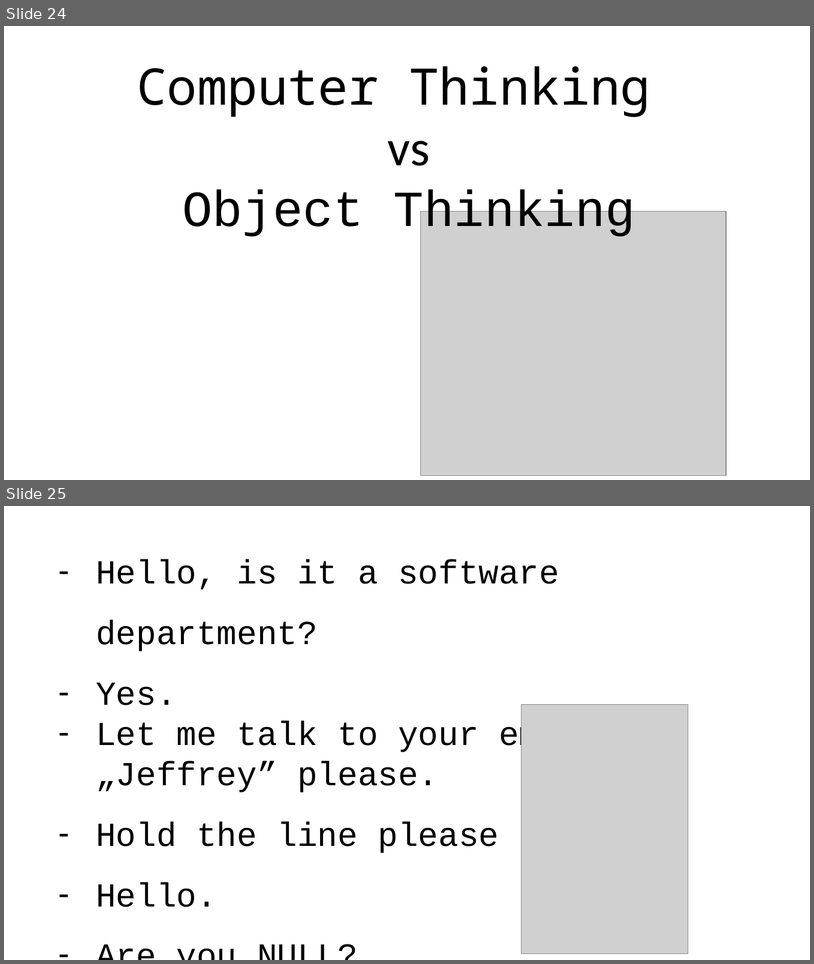
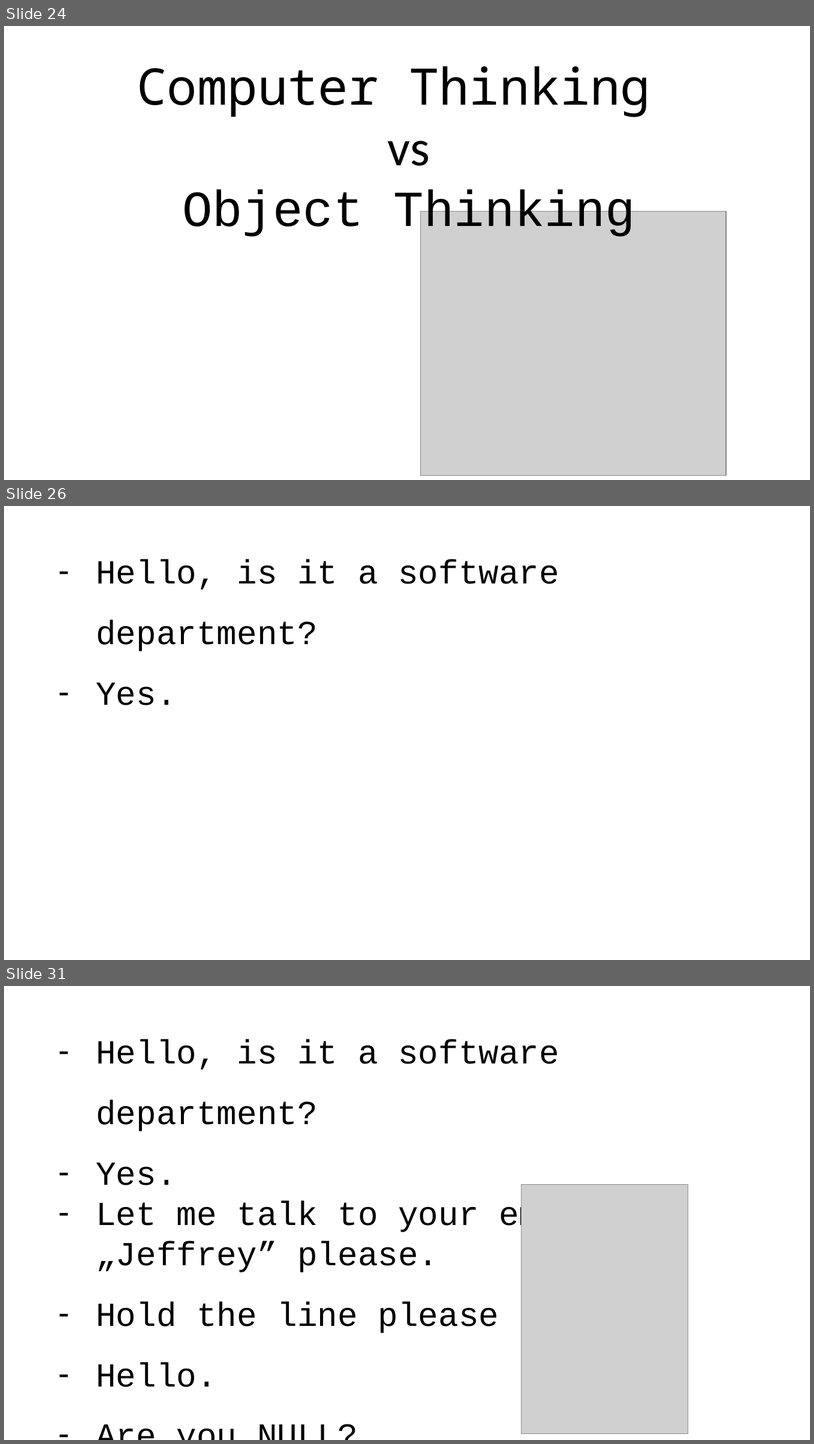
Before and after one commit to bytebarian/NullDereference, a slide deck: Prez/NULL/Nothing.pptx. Shown one above the other, each under a label of ours: slides 24 and 25 before the commit, slides 24, 26 and 31 after it; the slides between them are not shown. The pictures are 814x964 and 814x1444 pixels, drawn with LibreOffice and Linux fonts; fonts in the diff are those of the drawing; grey boxes stand for pictures. Boxes give left, top, right and bottom in pixels: in the first picture for what was removed or moved away, otherwise in the second. Text is boxed around its words. In the diff, an @@ line names an element or a change of style, - is before the commit and + after.

```diff
--- a/Prez/NULL/Nothing.pptx
+++ b/Prez/NULL/Nothing.pptx
@@ slide 26 added at <box>4,506,810,960</box>, background #FFFFFF @@
@@ text added at <box>96,559,560,705</box>, 40 pt, text #000000 @@
+– Hello, is it a software department?
+– Yes.
@@ what was slide 25 is now slide 31 @@
```
Also in this commit, not shown: 5 other slides added.
